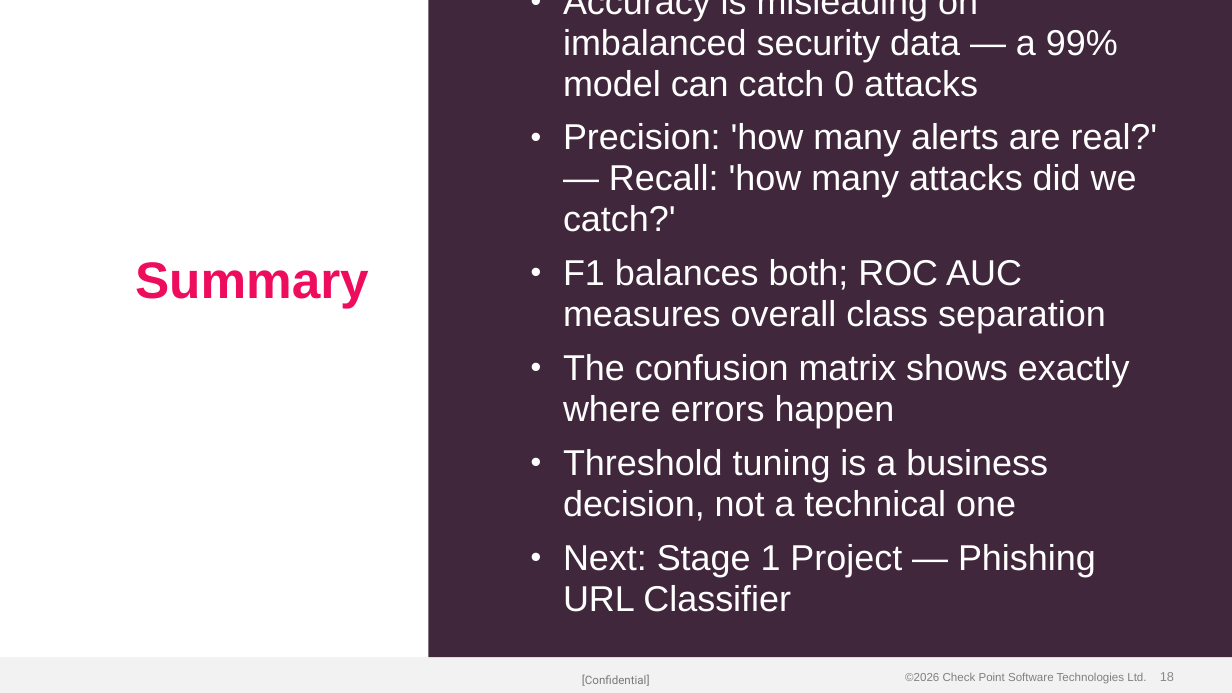
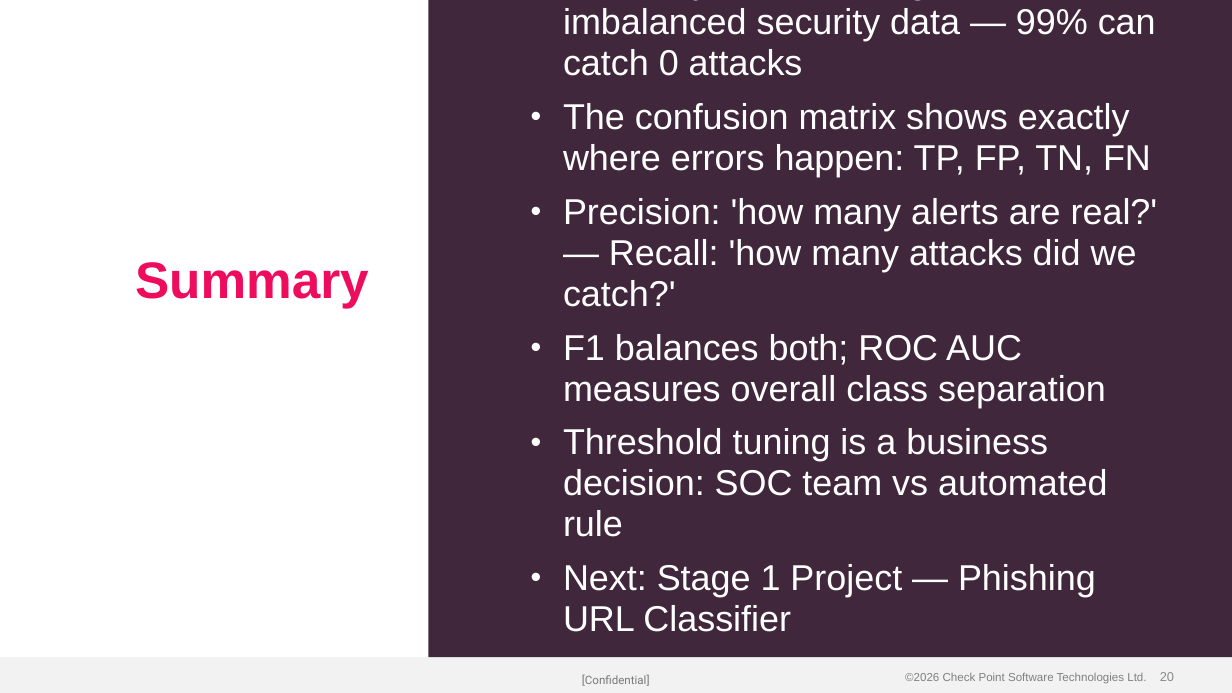
Before and after one commit to alshawwaf/ai-basic-training, a slide deck: slide 20 of stage1_classic_ml/05_model_evaluation/Lecture-5-Model-Evaluation.pptx (slide 18 before the commit). Drawn at 1232x693 pixels with LibreOffice and Linux fonts; fonts in the diff are those of the drawing; background and template pictures are left out. Boxes give left, top, right and bottom in pixels: in the first picture for what was removed or moved away, otherwise in the second. Text is boxed around its words. In the diff, an @@ line names an element or a change of style, - is before the commit and + after.

Commit message:
Rebuild Lecture-5 with charts and visual layouts
5 embedded images: accuracy trap comparison, confusion matrix heatmap,
precision/recall/F1 metric cards, ROC curve, precision-recall tradeoff
chart. Uses 2-Column, Bullets+Pull Quote, and Title Only layouts.

```diff
--- a/stage1_classic_ml/05_model_evaluation/Lecture-5-Model-Evaluation.pptx
+++ b/stage1_classic_ml/05_model_evaluation/Lecture-5-Model-Evaluation.pptx
@@ text at box(563, 8, 1156, 177): text changed @@
-• Accuracy is misleading on imbalanced security data — a 99% model can catch 0 attacks
+• Accuracy is misleading on imbalanced security data — 99% can catch 0 attacks
+• The confusion matrix shows exactly where errors happen: TP, FP, TN, FN
@@ text at box(563, 428, 1108, 537): text changed @@
-• The confusion matrix shows exactly where errors happen
-• Threshold tuning is a business decision, not a technical one
+• Threshold tuning is a business decision: SOC team vs automated rule
@@ page number at box(1160, 672, 1174, 681): text changed @@
-18
+20
```
Also in this commit, not shown: 10 other slides changed, 5 slides added, 3 slides removed.
